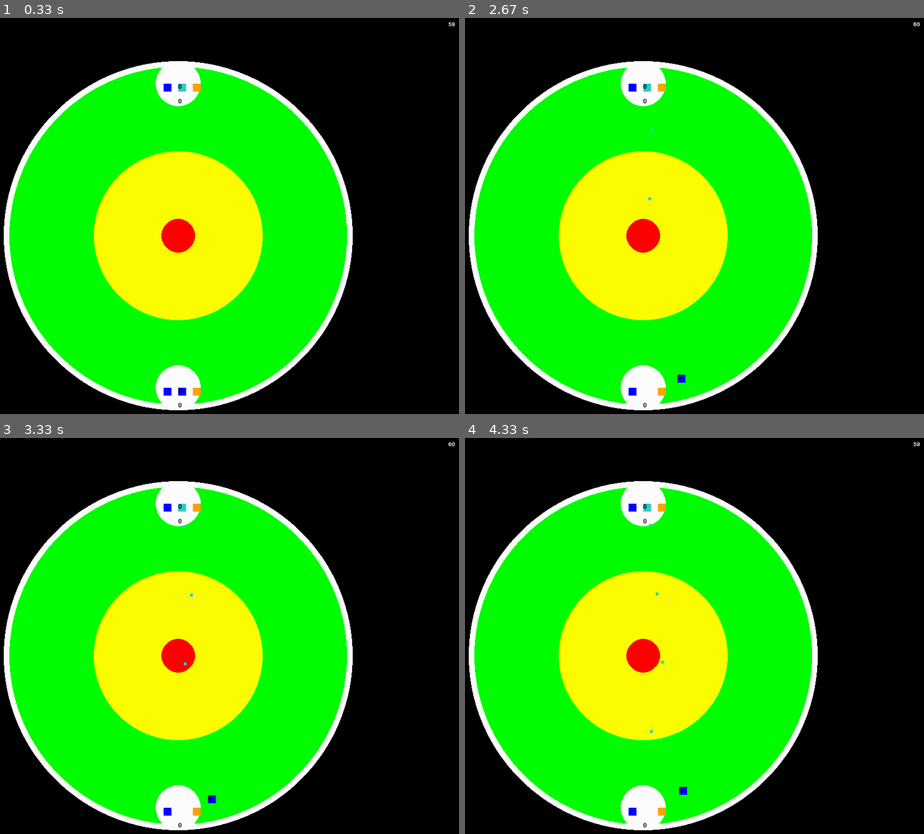
Above: before the commit, frames 1-4 (two rows, left to right).
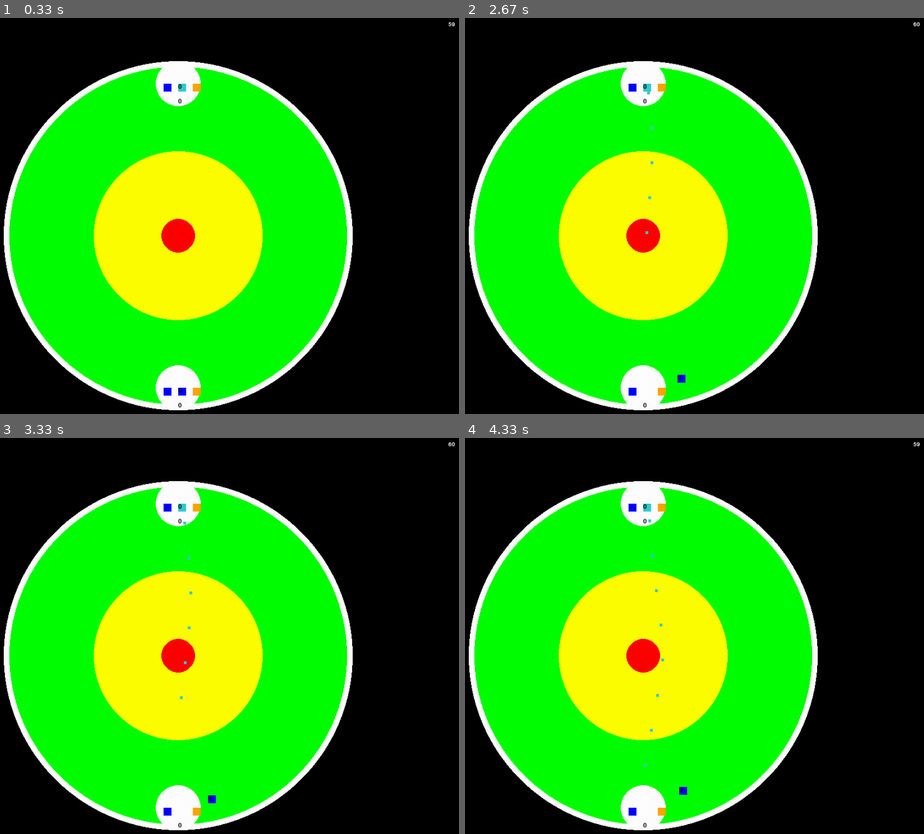
Above: after the commit, the same moments.

Repository: ReadHoffman/Pygame_Learning
Game: pygame game, started from Pygame_Learning.py
Two runs of this game, one before a commit and one after it. Both use one fixed random seed, a clock stepped at 60 frames per second and the inputs below.
Inputs:
- Up to frame 1 (0.33 s): no input
- Up to frame 2 (2.67 s): hold D 0.33-0.8 s; hold W 0.83-1.13 s; hold D 1.17-1.63 s; hold A 1.67-2.2 s; hold S 2.23-2.53 s; hold A from 2.57 s (still down)
- Up to frame 3 (3.33 s): release A at 2.97 s; hold W from 3 s (still down)
- Up to frame 4 (4.33 s): release W at 3.37 s; hold D 3.4-4.03 s; hold S from 4.07 s (still down)

Frame 1 is identical in both runs. In frame 2, less than 0.1% of the frame differs, in the area x 39-42%, y 18-55%; in frame 3, less than 0.1%; in frame 4, less than 0.1%, in the area x 38-44%, y 20-84%.

Commit message:
Blockers deploy via projectile

Diff:
--- a/Pygame_Learning.py
+++ b/Pygame_Learning.py
@@ -4,8 +4,9 @@
 
 @author: Read
 
-future enhancements
--
+todo
+- fix random blocker spawning in enemy base
+- make blockers a projectile deployment and then still able to shoot at really slow rate
 
 """
 
@@ -171,11 +172,12 @@
         return pygame.draw.rect(screen, RED, self.rect() )
 
 class Projectile:
-    def __init__(self,pos,pos_end,fired_by,color):
+    def __init__(self,pos,pos_end,fired_by,color,mode):
         self.pos = pos
         self.pos_start = pos
         self.pos_end = pos_end
         self.color = color
+        self.mode = mode
         self.width = 5 #hardcode not scaled
 
         self.height = 5 #hardcode not scaled
@@ -208,15 +210,29 @@
 
     def draw(self):
         if self.visible == True:
-            if in_zone(self.center()).num<=3:
-                return pygame.draw.rect(screen, self.color , self.rect() )
-            else:
-                self.speed = 0
-                if self.phase>=self.phase_max:
-                    self.visible=False
+            if self.mode=='Attack':
+                if in_zone(self.center()).num<=3:
+                    return pygame.draw.rect(screen, self.color , self.rect() )
                 else:
-                    pygame.draw.circle(screen, RED , self.center(), self.boom_radius )
-                    self.phase += 1
+                    self.speed = 0
+                    if self.phase>=self.phase_max:
+                        self.visible=False
+                    else:
+                        pygame.draw.circle(screen, RED , self.center(), self.boom_radius )
+                        self.phase += 1
+            if self.mode == 'Block':
+                if distance_between(self.pos,self.pos_end)<=self.width:
+                    blockers.append(Blocker(self.pos_end,40,4,self.fired_by,self.pos_start)) #hardcode width height
+                    self.destroy()
+                elif in_zone(self.center()).num<=3:
+                    return pygame.draw.rect(screen, self.color , self.rect() )
+                else:
+                    self.speed = 0
+                    if self.phase>=self.phase_max:
+                        self.visible=False
+                    else:
+                        pygame.draw.circle(screen, RED , self.center(), self.boom_radius )
+                        self.phase += 1
 
 
 
@@ -236,9 +252,9 @@
         self.aim_pos = None
         self.friction = .995
         self.mode = 'Attack'
-        self.wait_attack = 60
+        self.wait_attack = 30
         self.timer_attack = 0
-        self.wait_block = 60
+        self.wait_block = 120
         self.timer_block = 0
         self.points_carried = 0
         self.points_banked = 0
@@ -292,12 +308,16 @@
     def fire(self):
         if self.fire_criteria_combatants() ==True and self.fire_criteria_subclass()==True:
             self.aim(Combatant1) # hardcode, build strategy later for multiple players, highest score is target of all AI
-            if self.mode == 'Attack':
-                projectiles.append(Projectile(self.center(),self.aim_pos,self.name,self.color))
-                self.timer_attack = 0
-            if self.mode == 'Block':
-                blockers.append(Blocker(self.aim_pos,self.base_radius,4,self.name,self.center()))#hardcode blocker size
-                self.timer_block = 0
+            projectiles.append(Projectile(self.center(),self.aim_pos,self.name,self.color,self.mode))
+            self.timer_attack = 0
+            self.timer_block = 0
+
+#            if self.mode == 'Attack':
+#                projectiles.append(Projectile(self.center(),self.aim_pos,self.name,self.color),self.mode)
+#                self.timer_attack = 0
+#            if self.mode == 'Block':
+#                blockers.append(Blocker(self.aim_pos,self.base_radius,4,self.name,self.center()),self.mode)#hardcode blocker size
+#                self.timer_block = 0
 
     def points_add(self):
         if in_zone(self.center()).num==1:
